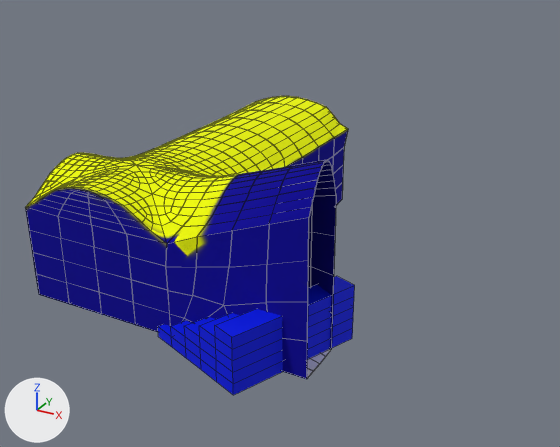
Renders of the Blender file File di blender/Massimo/struttura muraria.blend from each side of a commit.
One viewpoint serves both versions: a 50 mm camera at (9.98, -8.9, 6.95) aimed at (3.85, 2.23, 1.39). The lights are fixed; the arrows at lower left show +X, +Y and +Z. Mesh edges are drawn as thin lines.

Before the edit, the objects in view are built like this:
```python
me_plane_001 = bpy.data.meshes.new('Plane.001')
me_plane_001.from_pydata(...)  # 56 vertices, 62 faces; spans x 0.0..5.55, y -0.02..7.05, z 0.0..3.47
# faces by material slot: [55, 7]
me_plane_001.materials.append(mat_muri)
me_plane_001.materials.append(mat_pavimento)
# before: 40 (5.53, 0.92, 2.71), 41 (5.53, 0.92, 0.0), 42 (5.55, 0.0, 0.0), 43 (5.55, 0.48, 3.47), 44 (5.55, 0.72, 3.23)
# before: 45 (5.55, 0.23, 3.23), 46 (5.55, -0.02, 2.7)
me_plane_003 = bpy.data.meshes.new('Plane.003')
me_plane_003.from_pydata(...)  # 52 vertices, 45 faces; spans x -1.15..0.96, y -0.87..0.73, z -0.47..0.53
me_plane_003.materials.append(mat_material_002)  # blue #0019e7
ob_muri = bpy.data.objects.new('Muri', me_plane_001)
ob_muri.location = (0.0, 0.0, 0.0)
_m = ob_muri.modifiers.new('Subsurf', 'SUBSURF')
_m.levels = 6
_m.render_levels = 6
_m = ob_muri.modifiers.new('Solidify', 'SOLIDIFY')
_m.nonmanifold_thickness_mode = 'FIXED'
_m.nonmanifold_merge_threshold = 0.0003
ob_scala = bpy.data.objects.new('Scala', me_plane_003)
ob_scala.location = (4.38, 0.71, 0.47)
ob_scala.rotation_euler = (0.0, 0.0, -0.376)  # degrees (0, 0, -22)
ob_scala.scale = (1.0, 1.54, 1.0)
```
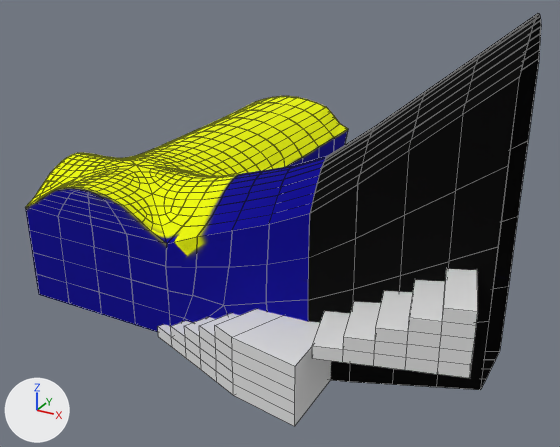
Where the newer file only moved an object's origin or applied its transform, the numbers keep the older frame.

What changed in the scene script:
```text
Add mat_piastrelle_scala:
    mat_piastrelle_scala = bpy.data.materials.new('Piastrelle scala')
    # colours: white #ffffff, grey #a6a6a6
    # uses the picture img_arroway_de_tiles_07_s100__g070__jpg
Change me_plane_003:
    used by ob_scala; location = (4.38, 0.71, 0.47); rotation_euler = (0.0, 0.0, -0.376), in degrees (0, 0, -22); scale = (1.0, 1.54, 1.0)
    remove me_plane_003.from_pydata(...)  # 52 vertices, 45 faces; spans x -1.15..0.96, y -0.87..0.73, z -0.47..0.53
    add me_plane_003.from_pydata(...)  # 64 vertices, 53 faces; spans x -1.15..2.09, y -0.87..0.75, z -0.47..0.53
    me_plane_003 part 1
    5 faces are deleted
    6 new vertices lie (1.13, 0.15, 0.0) away from vertices in x 0.96, y -0.87, z -0.47..0.53
    6 new vertices lie (0.15, 0.02, 0.0) away from vertices in x 0.96, y 0.73, z -0.47..0.53
    13 new faces join them
    me_plane_003 part 2: 40 faces spanning x -1.15..0.96, y -0.87..0.73, z -0.47..0.53 switch from mat_material_002 (blue #0019e7) to mat_piastrelle_scala
Change me_plane_001:
    used by ob_muri; location = (0.0, 0.0, 0.0)
    verts and faces of me_plane_001; kept vertices keep their numbers, new ones are numbered from 56
    remove me_plane_001.from_pydata(...)  # 56 vertices, 62 faces; spans x 0.0..5.55, y -0.02..7.05, z 0.0..3.47
    add me_plane_001.from_pydata(...)  # 63 vertices, 69 faces; spans x 0.0..7.95, y -0.02..7.05, z 0.0..5.5
    me_plane_001 part 3
    add verts[56] = (7.93, 2.2, 4.75)
    add verts[57] = (7.93, 2.2, 0.0)
    add verts[58] = (7.95, 1.02, 0.0)
    add verts[59] = (7.95, 1.63, 5.5)
    add verts[60] = (7.95, 1.94, 5.27)
    add verts[61] = (7.95, 1.31, 5.27)
    add verts[62] = (7.95, 0.99, 4.74)
    add faces += [(43, 45, 61, 59), (45, 46, 62, 61), (40, 56, 57, 41), (41, 57, 58, 42), (42, 58, 62, 46), (43, 59, 60, 44)]  # mat_muri
    add faces += [(40, 44, 60, 56)]  # mat_muri
Add me_plane_000:
    me_plane_000.from_pydata(...)  # 52 vertices, 46 faces; spans x 1.19..4.06, y -1.1..1.96, z 0.53..1.53
    me_plane_000.materials.append(mat_piastrelle_scala)
Add ob_scala_001:
    ob_scala_001 = bpy.data.objects.new('Scala.001', me_plane_000)
    ob_scala_001.location = (4.04, 0.5, 0.47)
    ob_scala_001.rotation_euler = (0.0, 0.0, -0.0997)  # degrees (0, 0, -5.7)
```

What differs and where, as boxes (x1, y1, x2, y2) in the pictures (560 x 447 px):
'Muri', reshaped (60% wider, 33% taller)
    before: (25, 96, 348, 379)
    after: (25, 13, 541, 390)
'Scala', reshaped
    before: (158, 276, 355, 395)
    after: (158, 309, 331, 426)
'Scala.001', added
    after: (312, 269, 478, 378)
part 1 of me_plane_003, built on
    before: (232, 285, 355, 395)
    after: (232, 316, 331, 426)
part 2 of me_plane_003, recoloured (blue to grey)
    both: (158, 309, 281, 395)
part 3 of me_plane_001, added (black)
    after: (308, 13, 541, 390)
